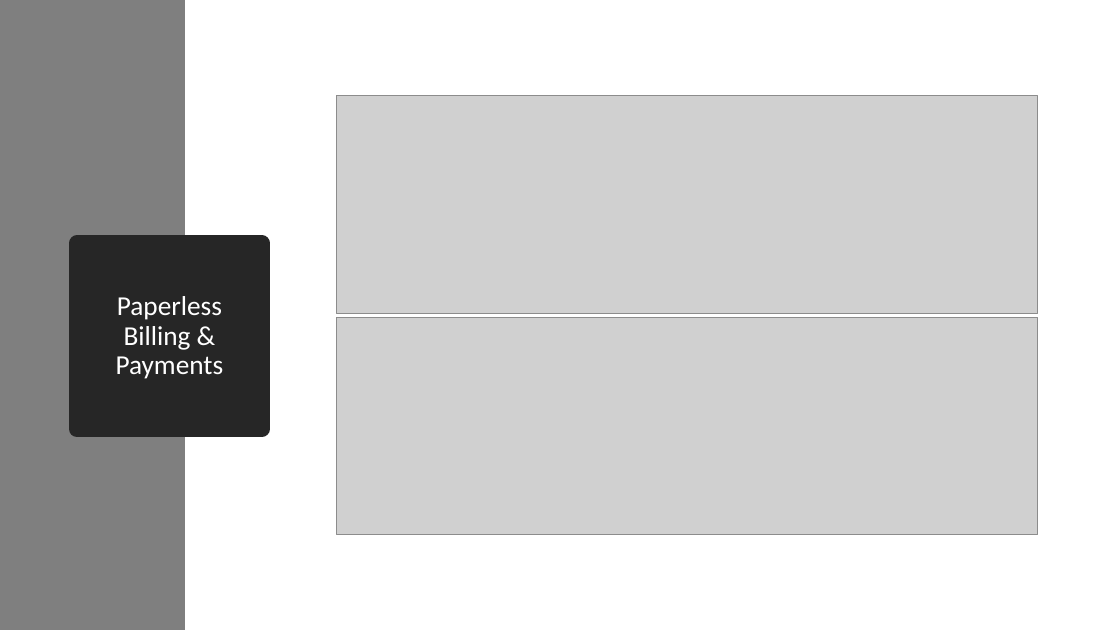
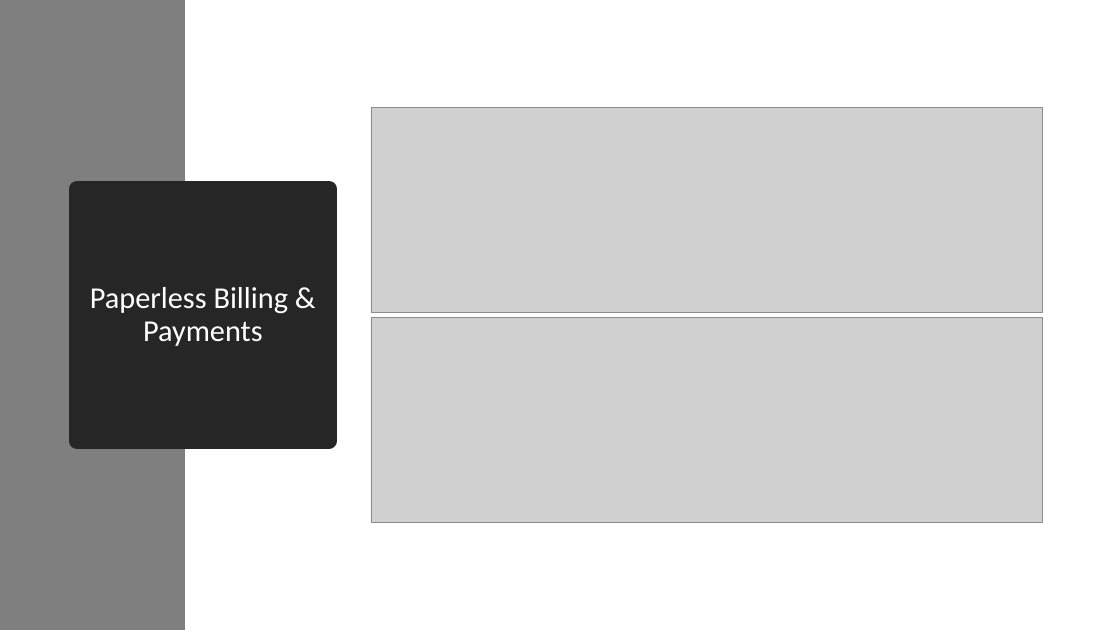
Before and after one commit to jinshuochen/Spring-Board-Capstone-Three, a slide deck: slide 13 of Customer Churn/reports/Customer Churn Final Presentation.pptx (slide 14 before the commit). Drawn at 1120x630 pixels with LibreOffice and Linux fonts; fonts in the diff are those of the drawing; grey boxes stand for pictures. Boxes give left, top, right and bottom in pixels: in the first picture for what was removed or moved away, otherwise in the second. Text is boxed around its words. In the diff, an @@ line names an element or a change of style, - is before the commit and + after.

Commit message:
Updated Final Presentation
Changed the background

```diff
--- a/Customer Churn/reports/Customer Churn Final Presentation.pptx
+++ b/Customer Churn/reports/Customer Churn Final Presentation.pptx
@@ background #000000 to #FFFFFF @@
@@ picture: place and size @@
-picture at box(337, 96, 1038, 313)
+picture at box(371, 107, 1044, 313)
@@ title "Paperless Billing & Payments": place and size @@
-title "Paperless Billing & Payments" at box(77, 244, 262, 429)
+title "Paperless Billing & Payments" at box(77, 189, 329, 441)
@@ title "Paperless Billing & Payments" at box(77, 189, 329, 441): size 23.4 to 26 pt @@
@@ picture: place and size @@
-picture at box(337, 318, 1038, 534)
+picture at box(371, 318, 1044, 523)
```
Also in this commit, not shown: 17 other slides changed, 1 slide removed.
